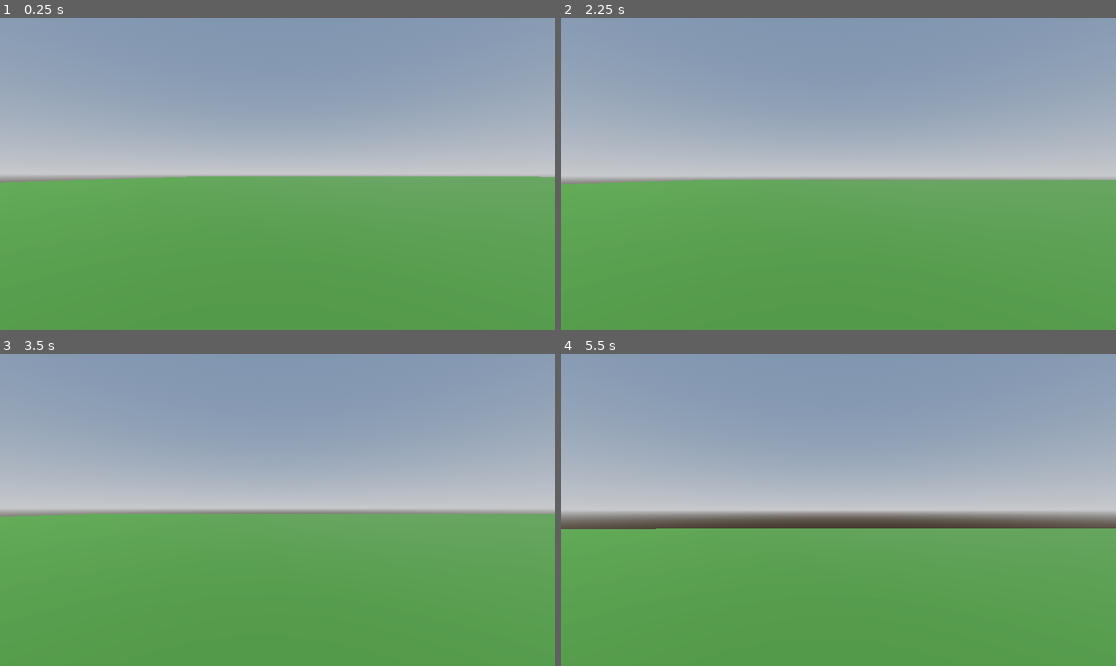
Above: before the commit, frames 1-4 (two rows, left to right).
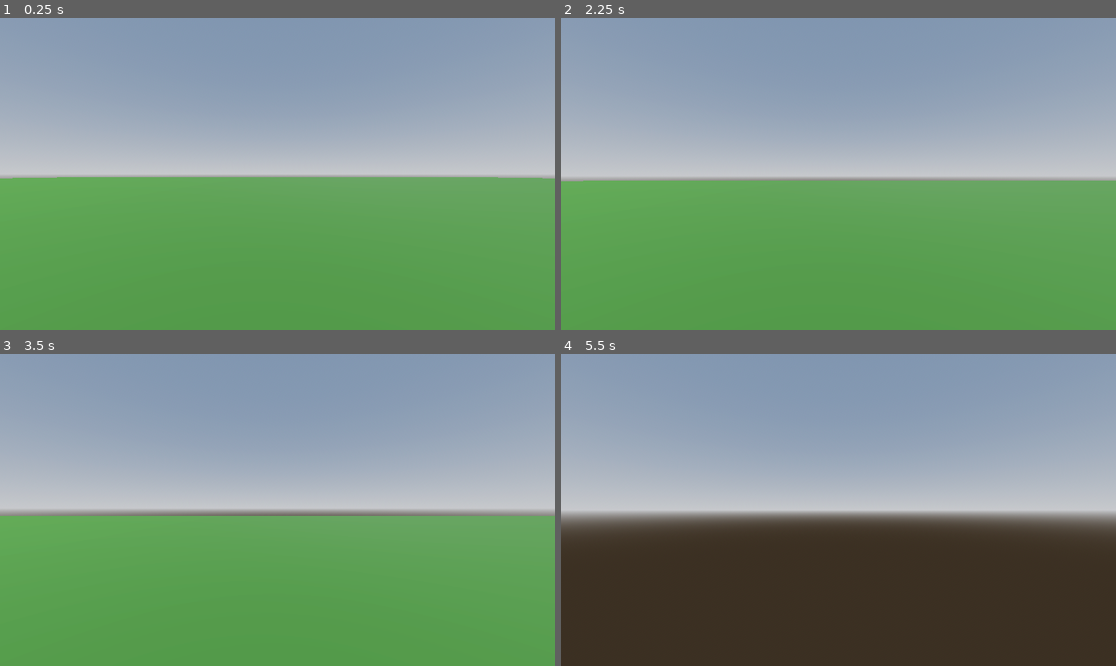
Above: after the commit, the same moments.

Repository: LaurynasP/ldjam-56
Game: Godot game, scene res://scenes/test_v.tscn
The game is run twice, just before and just after one commit, with the same random seed, the same clock (stepped at 60 frames per second) and the same inputs. The project has no main scene, so this scene is started directly.
Inputs (mouse positions are in pixels of both pictures, inside the frame that each line leads up to):
- Up to frame 1 (0.25 s): no input
- Up to frame 2 (2.25 s): tap Enter at 0.5, 2 s; move the mouse to (866, 174) at 0.52 s; hold Up (ui_up) from 0.53 s (still down); tap Space at 1.25 s; move the mouse to (810, 174) at 1.27 s; move the mouse to (849, 167) at 2.02 s
- Up to frame 3 (3.5 s): keep holding Up (ui_up); tap Space at 2.75 s; move the mouse to (271, 516) at 2.77 s
- Up to frame 4 (5.5 s): keep holding Up (ui_up); tap Enter at 3.5 s; move the mouse to (877, 513) at 3.52 s; move the mouse to (794, 506) at 4.27 s; move the mouse to (844, 510) at 5.02 s

The runs differ from the first frame. In frame 1, 0.4% of the frame differs, in the area x 0-100%, y 50-53%; in frame 2, 0.3%; in frame 3, 0.6%; in frame 4, 44%, in the area x 0-100%, y 55-100%.

Commit message:
Update player scene

Diff:
--- a/features/player/player.tscn
+++ b/features/player/player.tscn
@@ -12,7 +12,7 @@
 points = PackedVector3Array(-0.0988522, -0.228099, -0.015197, 0.045782, 0.244107, 0.0228432, 0.0457827, 0.244111, -0.02 …(951 unchanged characters)…
 
 [node name="player" type="Node3D" node_paths=PackedStringArray("camera_controller", "movement_controller")]
-transform = Transform3D(1, 0, 0, 0, 1, 0, 0, 0, 1, -12.129, 0.5, 4.025)
+transform = Transform3D(1, 0, 0, 0, 1, 0, 0, 0, 1, 0, 0.5, 0)
 script = ExtResource("1_vw1jn")
 camera_controller = NodePath("camera_controller")
 movement_controller = NodePath("movement_controller")
